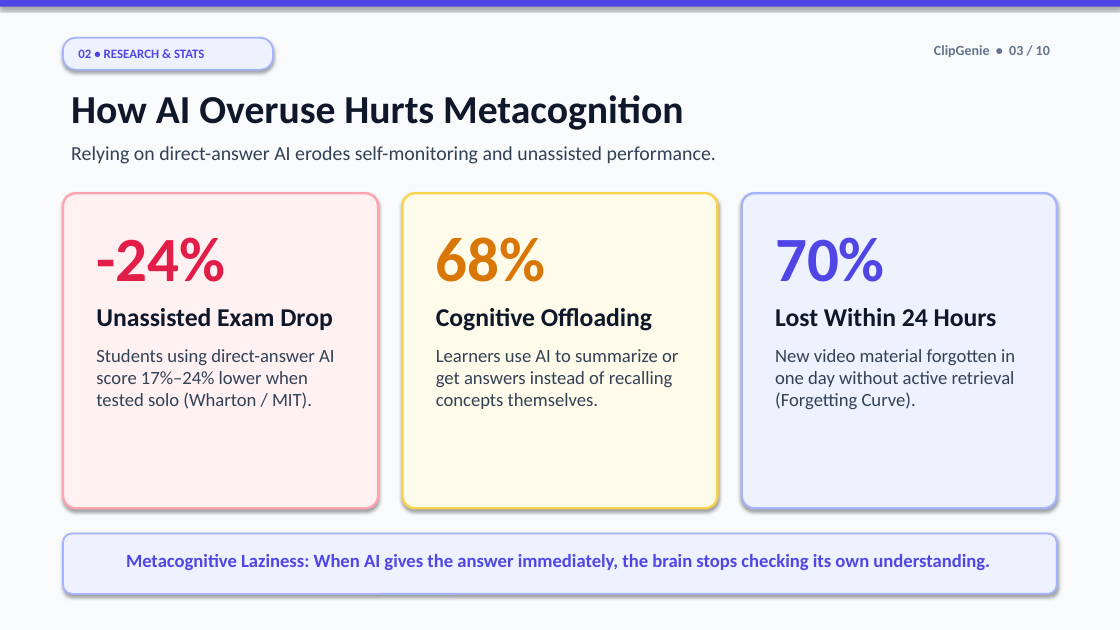
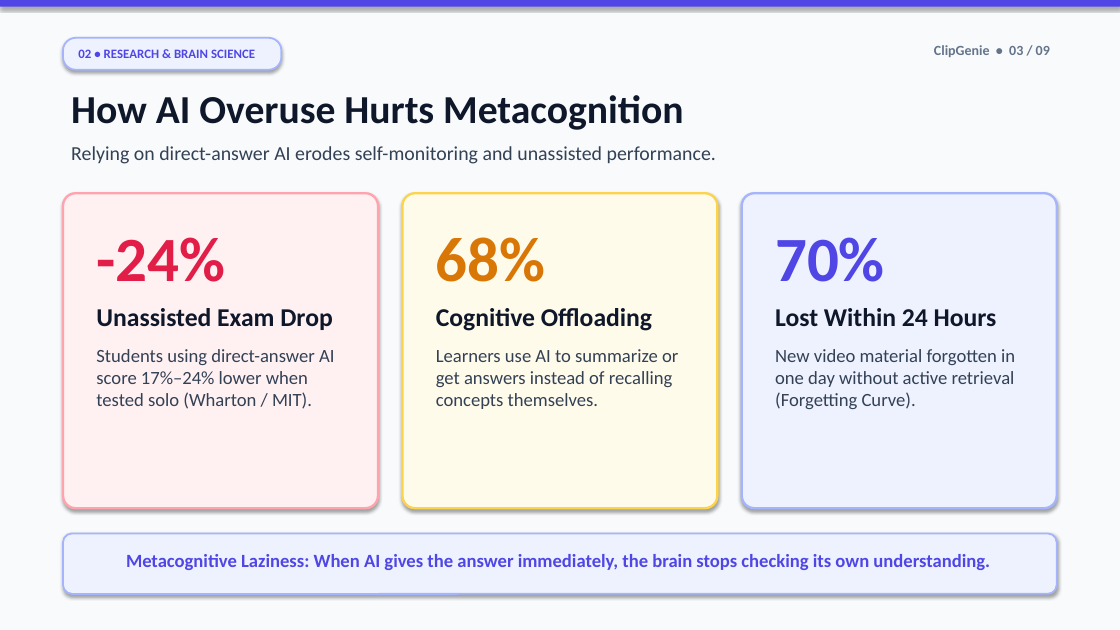
Before and after one commit to ansnaeemcodes/clipgenie, a slide deck: slide 3 of ClipGenie_Presentation.pptx. Drawn at 1120x630 pixels with LibreOffice and Linux fonts; fonts in the diff are those of the drawing. Boxes give left, top, right and bottom in pixels: in the first picture for what was removed or moved away, otherwise in the second. Text is boxed around its words. In the diff, an @@ line names an element or a change of style, - is before the commit and + after.

```diff
--- a/ClipGenie_Presentation.pptx
+++ b/ClipGenie_Presentation.pptx
@@ rounded rectangle "02 • RESEARCH & BRAIN ...": place and size @@
-rounded rectangle "02 • RESEARCH & BRAIN ..." at (63, 38, 273, 70)
+rounded rectangle "02 • RESEARCH & BRAIN ..." at (63, 38, 281, 70)
@@ text in rounded rectangle at (78, 49, 255, 58): text changed @@
-02 • RESEARCH & STATS
+02 • RESEARCH & BRAIN SCIENCE
@@ text at (934, 45, 1050, 57): text changed @@
-ClipGenie • 03 / 10
+ClipGenie • 03 / 09
```
Also in this commit, not shown: 8 other slides changed, 1 slide removed, 7 other files.
